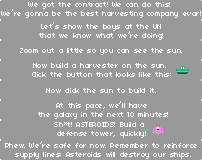
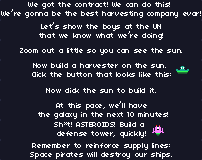
Layers edited between the first and the second w=202, h=160 image:
renamed "Phew. We’re safe for now. Remember to reinforce supply lines:" to "Remember to reinforce supply lines: Space pirates will destro", painted on it over [5, 141, 197, 159]
showed "Layer 4" over [0, 0, 202, 160]
